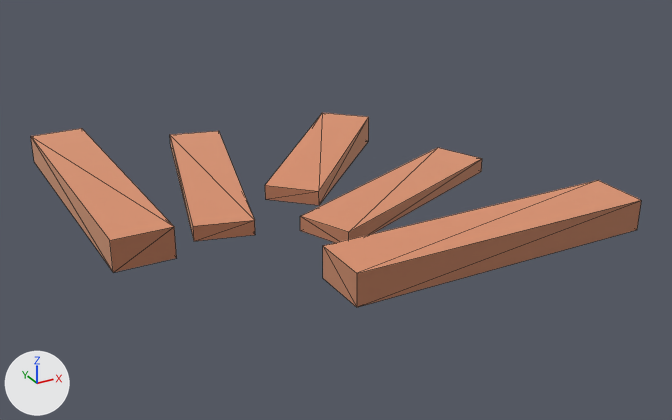
What one commit did to the glTF model public/models/nf2/nature/path_woodCorner.glb.
One viewpoint serves both versions: a camera (50 mm lens) standing at (-0.787, -1.421, 0.556) and looking at (-0.096, -0.164, -0.072). The axes (+X, +Y, +Z) are drawn at lower left. The lights are the same throughout. The older version comes first. Mesh edges are drawn as thin lines. Where no turn or scale is listed for an object, it has been applied to the vertices.

In view in the first picture: 'path_woodCorner'.
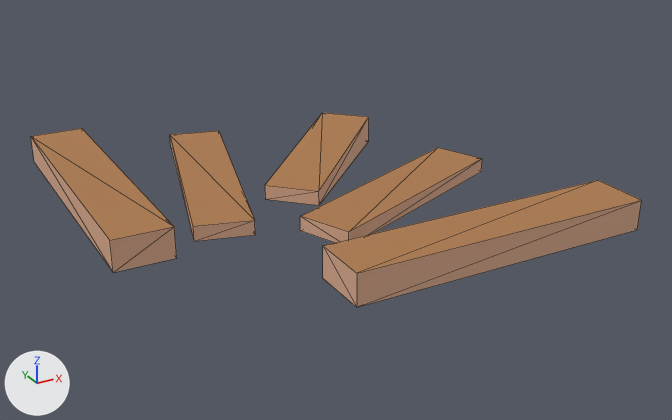
Location of each change, [x1, y1, x2, y2] in pixels of the pictures (672 x 420 px):
'path_woodCorner', surface changed, recoloured (beige to brown): [31, 113, 641, 307] in both

The change in detail:
In material 'dirtDark' (mat_dirtdark), metallic goes from 1.0 to 0.0.
In material 'dirt' (mat_dirt), metallic goes from 1.0 to 0.0.
Material 'dirt' (mat_dirt) changes colour from beige #f2be9e to brown #ad7b4e; in linear values from (0.886, 0.514, 0.341) to (0.418, 0.198, 0.0762).
Object 'tmpParent' (ob_tmpparent) is deleted.
